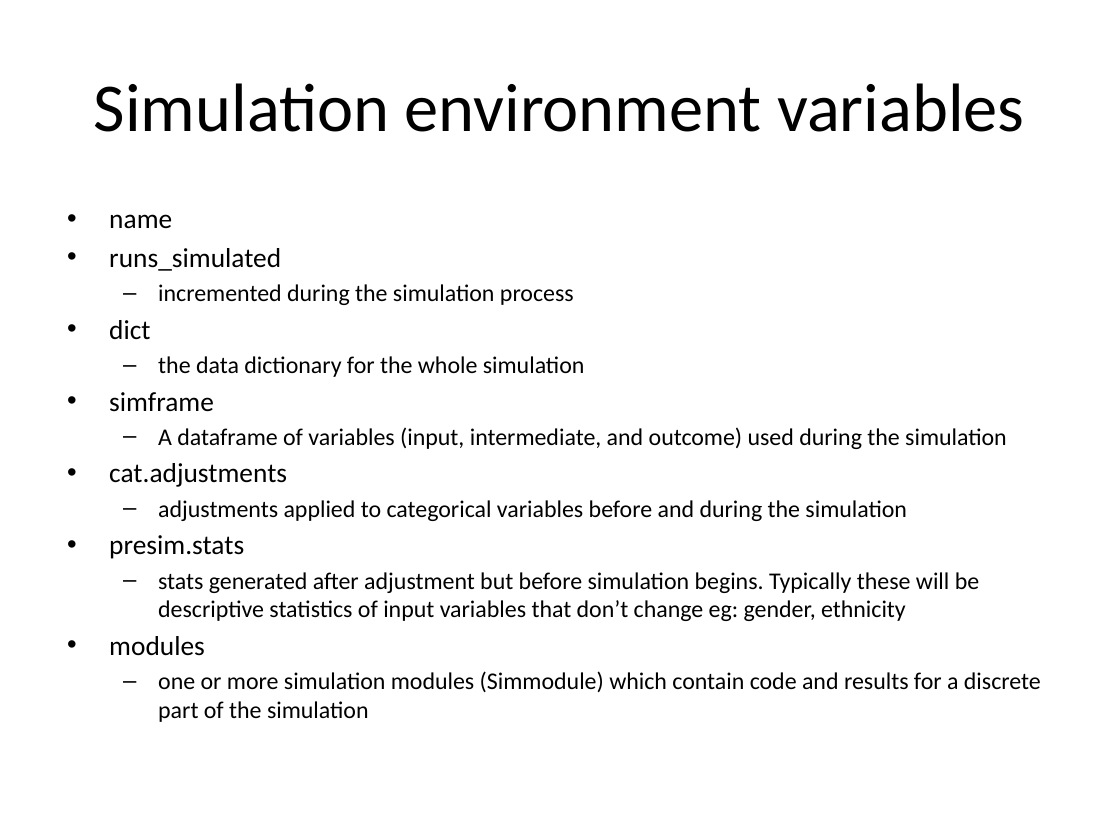
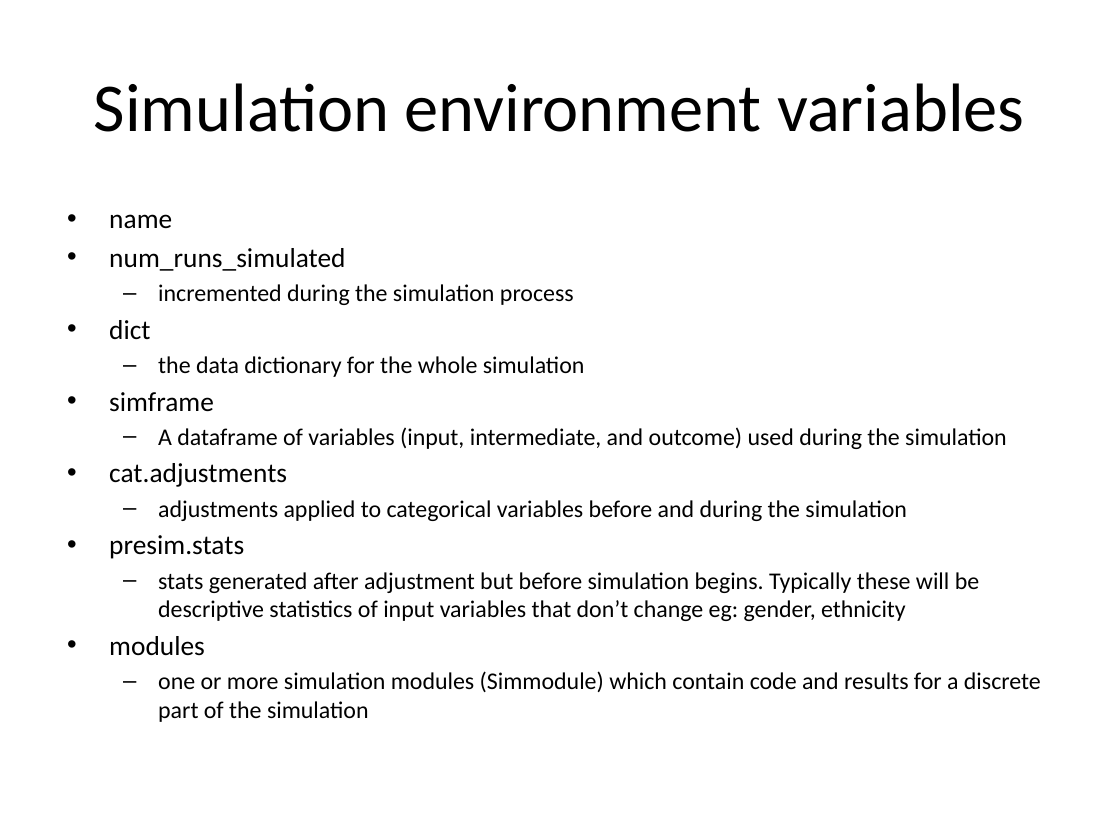
Before and after one commit to compassresearchcentre/simario, a slide deck: slide 6 of docs/Simar overview.pptx. Drawn at 1120x840 pixels with LibreOffice and Linux fonts; fonts in the diff are those of the drawing. Boxes give left, top, right and bottom in pixels: in the first picture for what was removed or moved away, otherwise in the second. Text is boxed around its words. In the diff, an @@ line names an element or a change of style, - is before the commit and + after.

```diff
--- a/docs/Simar overview.pptx
+++ b/docs/Simar overview.pptx
@@ text at <box>109,248,345,271</box>: text changed @@
-• runs_simulated
+• num_runs_simulated
```
Also in this commit, not shown: 3 other slides changed, 4 other files.
